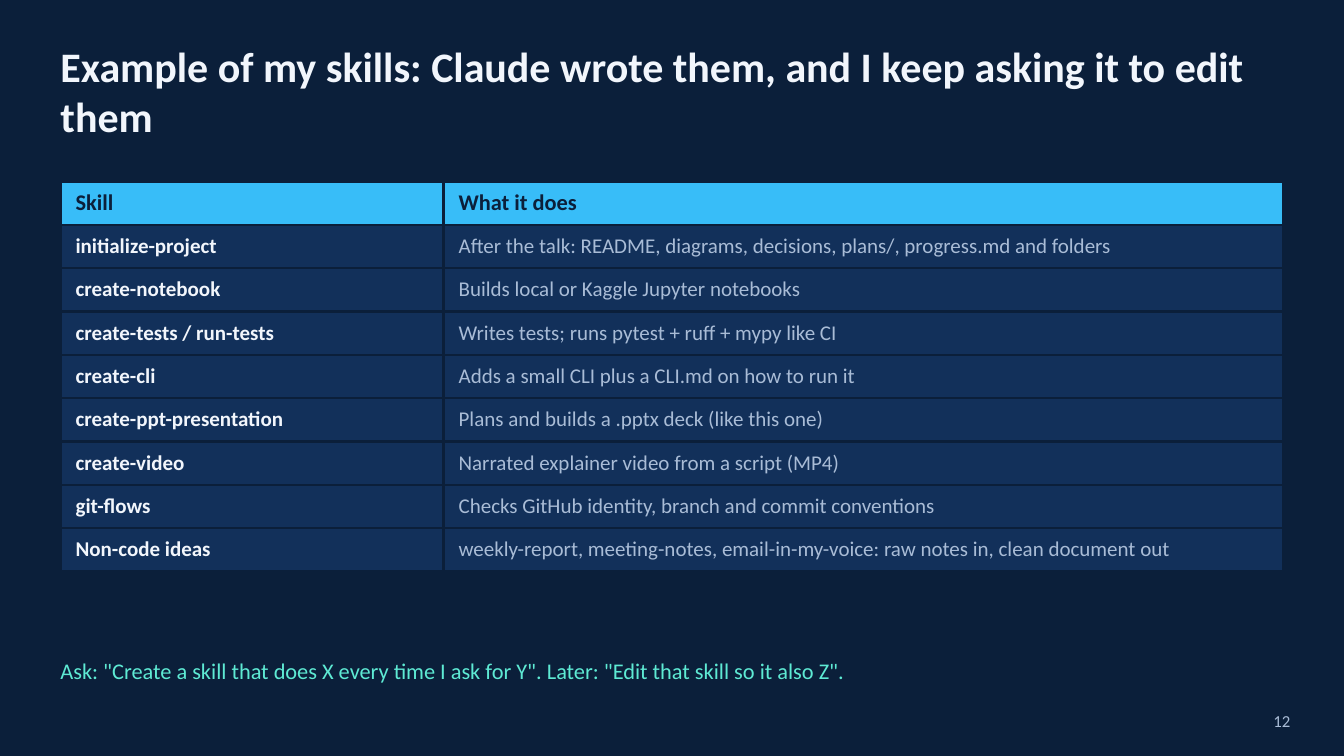
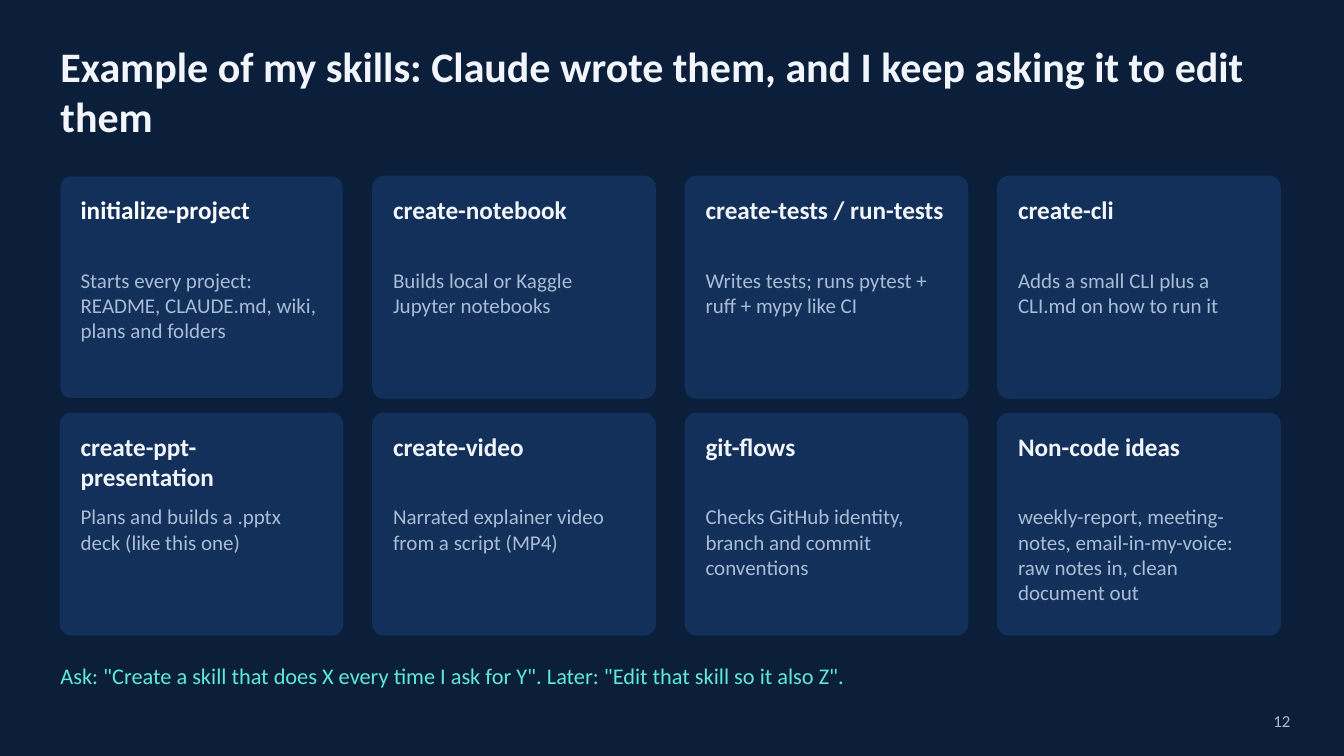
Before and after one commit to HinePo/ai-agent-learning-path, a slide deck: slide 12 of resources/claude_code_vscode_tricks.pptx. Drawn at 1344x756 pixels with LibreOffice and Linux fonts; fonts in the diff are those of the drawing. Boxes give left, top, right and bottom in pixels: in the first picture for what was removed or moved away, otherwise in the second. Text is boxed around its words. In the diff, an @@ line names an element or a change of style, - is before the commit and + after.

```diff
--- a/resources/claude_code_vscode_tricks.pptx
+++ b/resources/claude_code_vscode_tricks.pptx
@@ rounded rectangle added at bbox=[60, 176, 343, 398], fill #12305A @@
@@ rounded rectangle added at bbox=[373, 176, 655, 398], fill #12305A, outline #12305A 1 pt @@
@@ rounded rectangle added at bbox=[686, 176, 968, 398], fill #12305A, outline #12305A 1 pt @@
@@ rounded rectangle added at bbox=[998, 176, 1280, 398], fill #12305A, outline #12305A 1 pt @@
@@ table removed at bbox=[60, 181, 1284, 572], 9 rows, 2 columns @@
-Skill | What it does
-initialize-project | After the talk: README, diagrams, decisions, plans/, progress.md and folders
-create-notebook | Builds local or Kaggle Jupyter notebooks
-create-tests / run-tests | Writes tests; runs pytest + ruff + mypy like CI
-create-cli | Adds a small CLI plus a CLI.md on how to run it
-create-ppt-presentation | Plans and builds a .pptx deck (like this one)
-create-video | Narrated explainer video from a script (MP4)
-git-flows | Checks GitHub identity, branch and commit conventions
-Non-code ideas | weekly-report, meeting-notes, email-in-my-voice: raw notes in, clean document out
@@ text added at bbox=[81, 201, 250, 224], 18 pt, text #FFFFFF, bold @@
+initialize-project
@@ text added at bbox=[393, 201, 567, 219], 18 pt, text #F2F6FC, bold @@
+create-notebook
@@ text added at bbox=[706, 203, 943, 219], 18 pt, text #F2F6FC, bold @@
+create-tests / run-tests
@@ text added at bbox=[1018, 201, 1114, 219], 18 pt, text #F2F6FC, bold @@
+create-cli
@@ text added at bbox=[81, 273, 316, 342], 15 pt, text #A9BCD6 @@
+Starts every project: README, CLAUDE.md, wiki, plans and folders
@@ text added at bbox=[393, 273, 572, 317], 15 pt, text #A9BCD6 @@
+Builds local or Kaggle Jupyter notebooks
@@ text added at bbox=[706, 273, 912, 317], 15 pt, text #A9BCD6 @@
+Writes tests; runs pytest + ruff + mypy like CI
@@ text added at bbox=[1018, 273, 1218, 313], 15 pt, text #A9BCD6 @@
+Adds a small CLI plus a CLI.md on how to run it
@@ rounded rectangle added at bbox=[60, 413, 343, 635], fill #12305A, outline #12305A 1 pt @@
@@ rounded rectangle added at bbox=[373, 413, 655, 635], fill #12305A, outline #12305A 1 pt @@
@@ rounded rectangle added at bbox=[686, 413, 968, 635], fill #12305A, outline #12305A 1 pt @@
@@ rounded rectangle added at bbox=[998, 413, 1280, 635], fill #12305A, outline #12305A 1 pt @@
@@ text added at bbox=[81, 440, 214, 490], 18 pt, text #F2F6FC, bold @@
+create-ppt-presentation
@@ text added at bbox=[393, 438, 523, 456], 18 pt, text #F2F6FC, bold @@
+create-video
@@ text added at bbox=[706, 438, 796, 461], 18 pt, text #F2F6FC, bold @@
+git-flows
@@ text added at bbox=[1018, 438, 1180, 456], 18 pt, text #F2F6FC, bold @@
+Non-code ideas
@@ text added at bbox=[81, 509, 281, 553], 15 pt, text #A9BCD6 @@
+Plans and builds a .pptx deck (like this one)
@@ text added at bbox=[393, 509, 604, 554], 15 pt, text #A9BCD6 @@
+Narrated explainer video from a script (MP4)
@@ text added at bbox=[706, 509, 903, 575], 15 pt, text #A9BCD6 @@
+Checks GitHub identity, branch and commit conventions
@@ text added at bbox=[1018, 509, 1233, 600], 15 pt, text #A9BCD6 @@
+weekly-report, meeting-notes, email-in-my-voice: raw notes in, clean document out
@@ text "Ask: "Create a skill that ...": place and size @@
-text "Ask: "Create a skill that ..." at bbox=[60, 663, 844, 683]
+text "Ask: "Create a skill that ..." at bbox=[60, 668, 844, 688]
```
Also in this commit, not shown: 14 other slides changed, 3 slides added, 2 other files.
